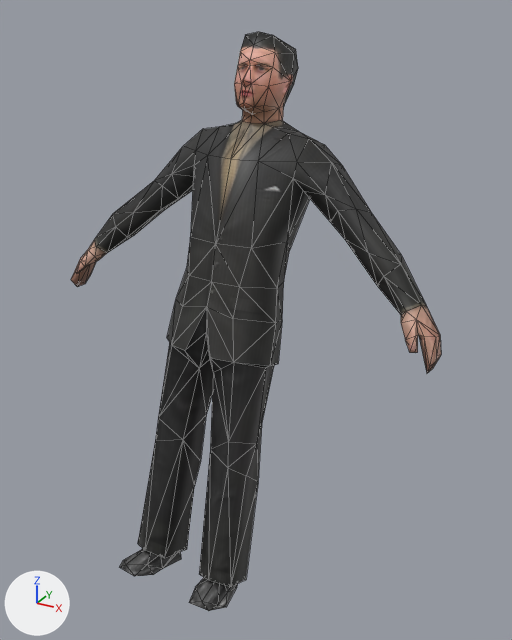
The glTF model myModel/avatar/Man01_2.glb, before and after one commit.
The view is the same before and after, from a 50 mm camera at (1.115, -1.482, 1.411) aimed at (0.095, 0.371, 0.484). The lights are fixed; the arrows at lower left show +X, +Y and +Z. Mesh edges are drawn as thin lines. Vertices at the same position are counted once.

Objects in the first picture: 'business02_m_lowpoly_网格'.
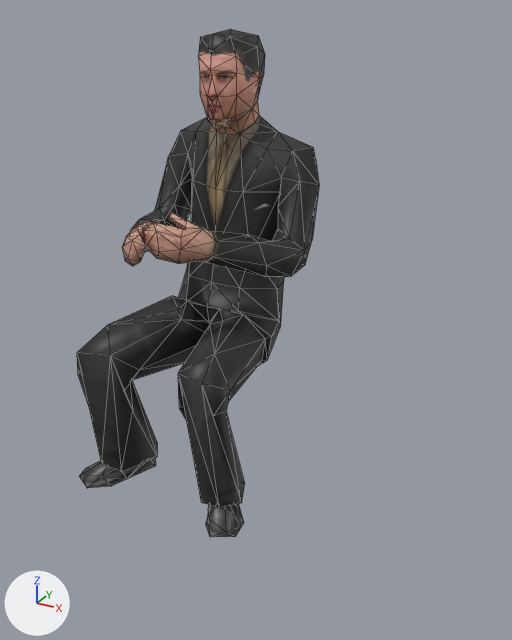
Changed parts and their boxes (x1, y1, x2, y2) in the pictures (512 x 640 px):
'business02_m_lowpoly_网格', mesh rescaled, turned, moved: before (71, 32, 441, 611); after (77, 29, 319, 537)

The change, as a list of edits to the scene's bpy script:
```text
Change me_business02_m_lowpoly_网格mesh:
    where me_business02_m_lowpoly_网格mesh.from_pydata(...)  # 298 vertices, 592 faces; spans x -70.0..70.0, y -43.0..135.0, z -73.0..8.0
    used by ob_business02_m_lowpoly_网格; parent = ob_armature; location = (0.0, 0.0, 0.0)
    me_business02_m_lowpoly_网格mesh part 1: the whole mesh is scaled about the mesh origin by (0.00278, 0.0073, 0.00742)
Change ob_business02_m_lowpoly_网格:
    remove ob_business02_m_lowpoly_网格.parent = ob_armature
    ob_business02_m_lowpoly_网格.rotation_euler: (0.0, 0.0, 0.0) -> (1.571, 0.0, 0.0)  # degrees (0, 0, 0) -> degrees (90, 0, 0)
```
